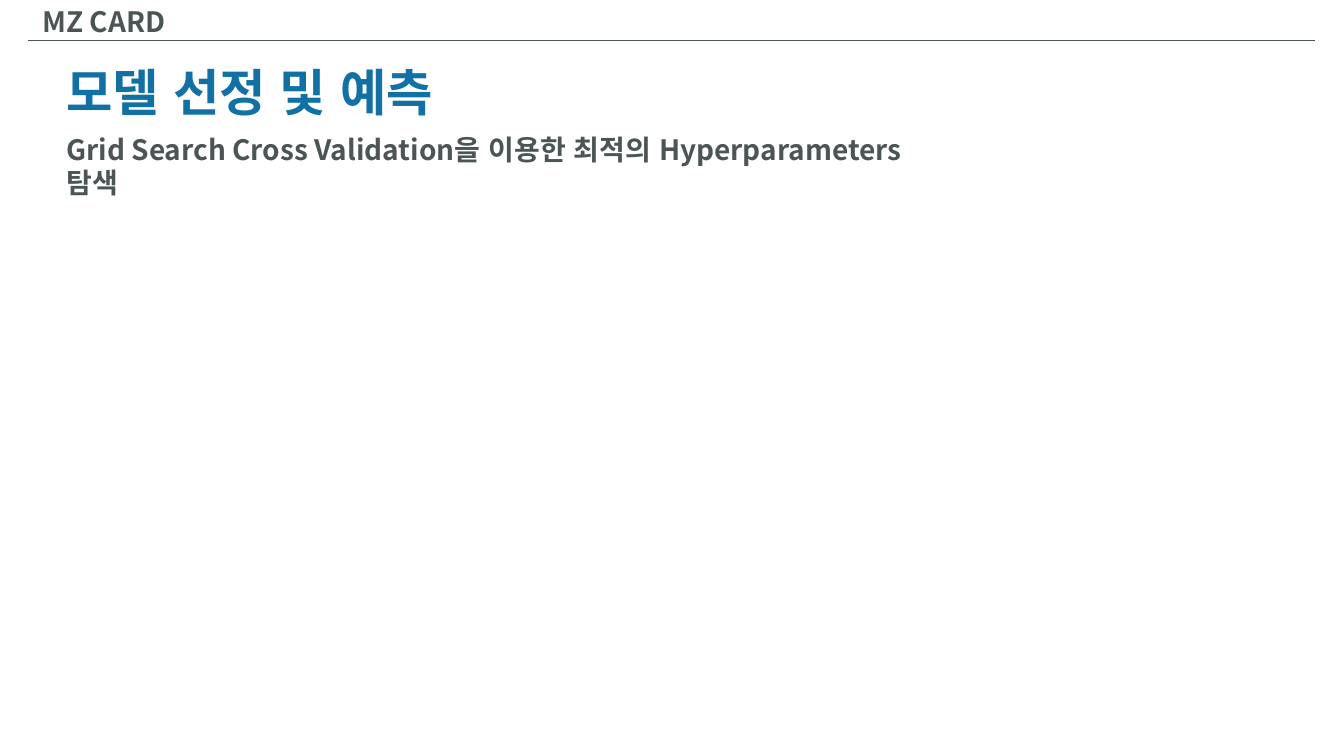
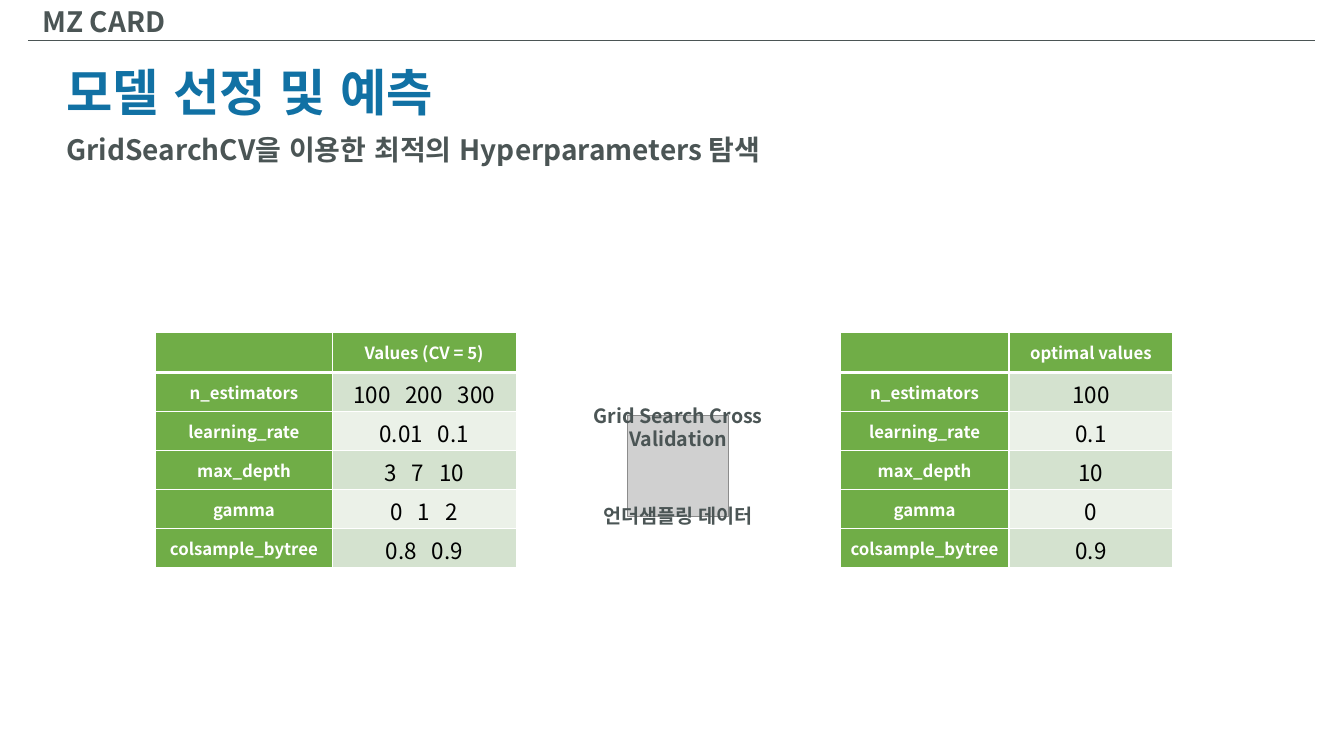
Before and after one commit to InjaeJayLee/mzcard, a slide deck: slide 31 of MZCARD.pptx (slide 30 before the commit). Drawn at 1344x756 pixels with LibreOffice and Linux fonts; fonts in the diff are those of the drawing; grey boxes stand for pictures. Boxes give left, top, right and bottom in pixels: in the first picture for what was removed or moved away, otherwise in the second. Text is boxed around its words. In the diff, an @@ line names an element or a change of style, - is before the commit and + after.

```diff
--- a/MZCARD.pptx
+++ b/MZCARD.pptx
@@ text at [66,136,761,167]: text changed @@
-Grid Search Cross Validation을 이용한 최적의 Hyperparameters 탐색
+GridSearchCV을 이용한 최적의 Hyperparameters 탐색
@@ table added at [156,332,516,568], 6 rows, 2 columns @@
+ | Values (CV = 5)
+n_estimators | 100 200 300
+learning_rate | 0.01 0.1
+max_depth | 3 7 10
+gamma | 0 1 2
+colsample_bytree | 0.8 0.9
@@ table added at [841,332,1174,568], 6 rows, 2 columns @@
+ | optimal values
+n_estimators | 100
+learning_rate | 0.1
+max_depth | 10
+gamma | 0
+colsample_bytree | 0.9
@@ text added at [593,402,763,446], 14 pt, text #4B5555, bold @@
+Grid Search Cross Validation
@@ picture added at [628,415,729,516] @@
@@ text added at [603,503,753,529], 14 pt, text #4B5555, bold @@
+언더샘플링 데이터
```
Also in this commit, not shown: 6 other slides changed, 3 slides added, 1 slide removed, 1 other file.
